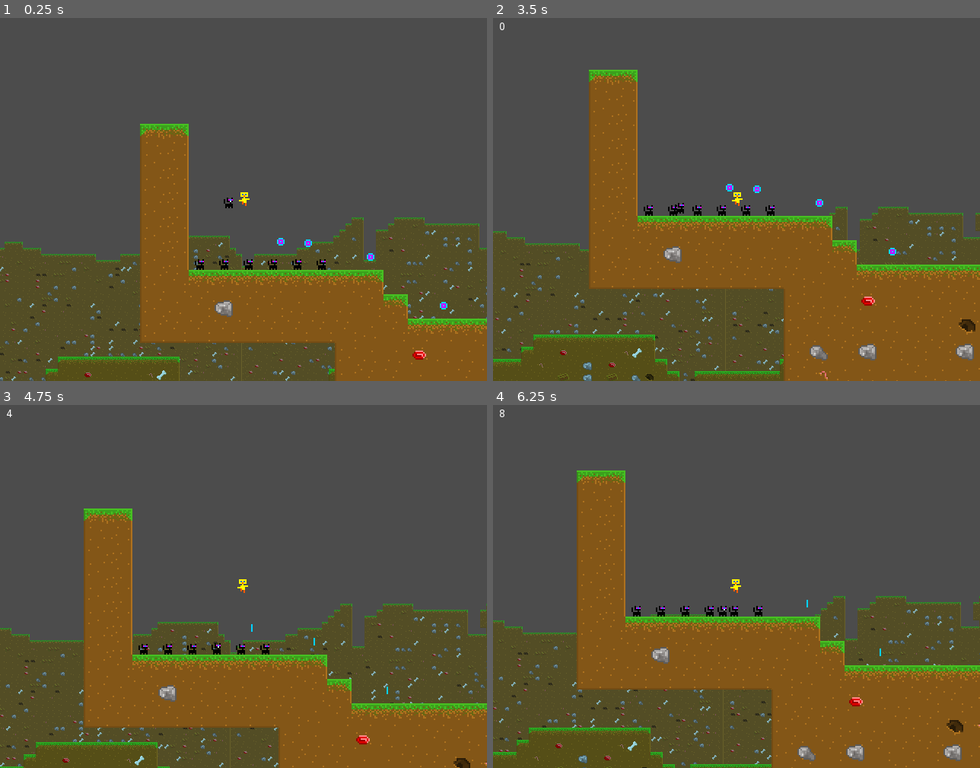
Above: before the commit, frames 1-4 (two rows, left to right).
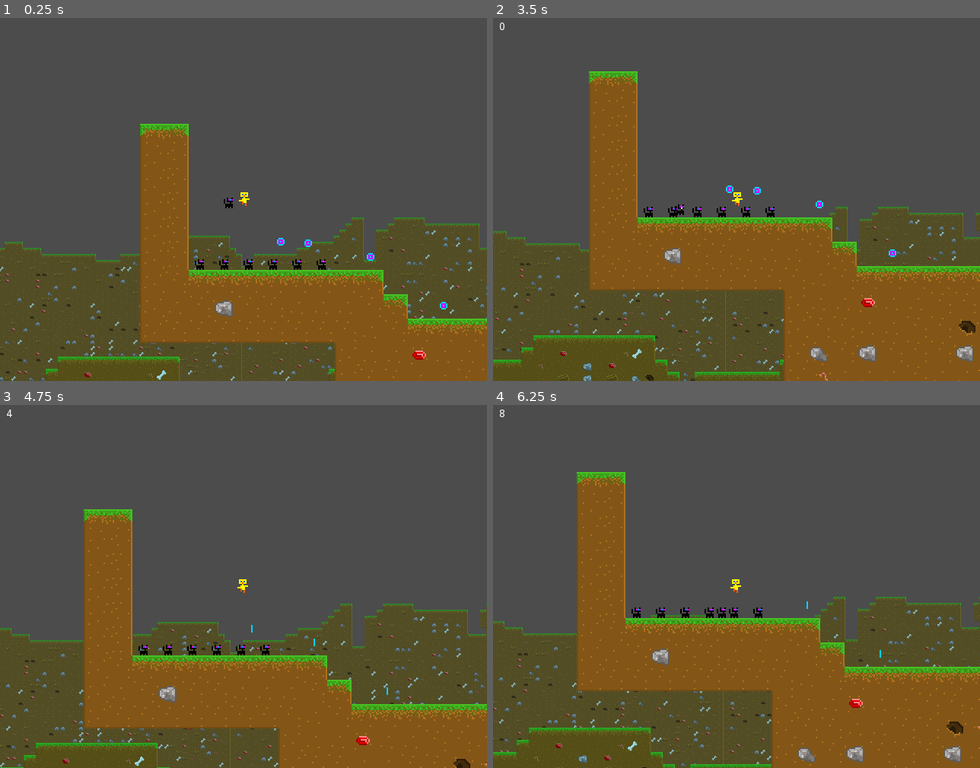
Above: after the commit, the same moments.

Repository: kociolekt/duck-ninja
Game: Godot game, scene res://scenes/level/Level.tscn
Same seed, same stepped clock (60 frames per second), same inputs: the game is played once before the commit and once after it. This scene is started directly instead of the project's main scene. A sky picture missing from this copy of the repository is replaced by a grey-blue gradient.
Inputs (mouse positions are in pixels of both pictures, inside the frame that each line leads up to):
- Up to frame 1 (0.25 s): no input
- Up to frame 2 (3.5 s): tap Enter at 0.5 s; move the mouse to (595, 86) at 0.52 s; hold Up (jump) 0.53-1.28 s; hold Right (move_right) 0.53-2.03 s; click (595, 86) at 0.67 s; move the mouse to (639, 217) at 1.27 s; tap Up (jump) at 1.35, 1.52, 1.82, 2.85, 3.02, 3.32 s; move the mouse to (785, 119) at 2.02 s; hold Left (move_left) 2.03-2.78 s; hold Up (jump) 2.03-2.78 s; move the mouse to (712, 272) at 2.77 s; hold Right (move_right) from 2.78 s (still down); click (712, 272) at 2.92 s
- Up to frame 3 (4.75 s): move the mouse to (389, 640) at 3.52 s; hold Up (jump) 3.53-4.28 s; move the mouse to (97, 532) at 4.27 s; release Right (move_right) at 4.28 s; hold Left (move_left) from 4.28 s (still down); tap Up (jump) at 4.35, 4.52 s
- Up to frame 4 (6.25 s): tap Up (jump) at 4.82, 5.85, 6.02 s; move the mouse to (760, 586) at 5.02 s; release Left (move_left) at 5.03 s; hold Right (move_right) 5.03-5.78 s; hold Up (jump) 5.03-5.78 s; click (760, 586) at 5.17 s; move the mouse to (663, 495) at 5.77 s; hold Left (move_left) from 5.78 s (still down)

The runs differ from the first frame. In frame 1, less than 0.1% of the frame differs, in the area x 47-48%, y 50-51%; in frame 2, 4.9%, in the area x 0-100%, y 14-100%; in frame 3, 2.2%; in frame 4, 4.9%.

Commit message:
fixed corner collisions

Diff:
--- a/godot-project/assets/map_grass/tileset/basic_tileset.tres
+++ b/godot-project/assets/map_grass/tileset/basic_tileset.tres
@@ -95,6 +95,33 @@
 
 [sub_resource type="ConvexPolygonShape2D" id=31]
 points = PoolVector2Array( 0, 0, 16, 0, 16, 16, 0, 16 )
+
+[sub_resource type="ConvexPolygonShape2D" id=32]
+points = PoolVector2Array( 16, 16, 0, 16, 0, 0, 16, 0 )
+
+[sub_resource type="ConvexPolygonShape2D" id=33]
+points = PoolVector2Array( 16, 16, 0, 16, 0, 0, 16, 0 )
+
+[sub_resource type="ConvexPolygonShape2D" id=34]
+points = PoolVector2Array( 16, 16, 0, 16, 0, 0, 16, 0 )
+
+[sub_resource type="ConvexPolygonShape2D" id=35]
+points = PoolVector2Array( 16, 16, 0, 16, 0, 0, 16, 0 )
+
+[sub_resource type="ConvexPolygonShape2D" id=36]
+points = PoolVector2Array( 16, 16, 0, 16, 0, 0, 16, 0 )
+
+[sub_resource type="ConvexPolygonShape2D" id=37]
+points = PoolVector2Array( 16, 16, 0, 16, 0, 0, 16, 0 )
+
+[sub_resource type="ConvexPolygonShape2D" id=38]
+points = PoolVector2Array( 16, 16, 0, 16, 0, 0, 16, 0 )
+
+[sub_resource type="ConvexPolygonShape2D" id=39]
+points = PoolVector2Array( 16, 16, 0, 16, 0, 0, 16, 0 )
+
+[sub_resource type="ConvexPolygonShape2D" id=40]
+points = PoolVector2Array( 16, 16, 0, 16, 0, 0, 16, 0 )
 
 [resource]
 1/name = "duck-ninja-tileset.png 1"
@@ -328,6 +355,60 @@
 "one_way_margin": 1.0,
 "shape": SubResource( 31 ),
 "shape_transform": Transform2D( 1, 0, 0, 1, 0, 0 )
+}, {
+"autotile_coord": Vector2( 1, 1 ),
+"one_way": false,
+"one_way_margin": 1.0,
+"shape": SubResource( 32 ),
+"shape_transform": Transform2D( 1, 0, 0, 1, 0, 0 )
+}, {
+"autotile_coord": Vector2( 0, 3 ),
+"one_way": false,
+"one_way_margin": 1.0,
+"shape": SubResource( 33 ),
+"shape_transform": Transform2D( 1, 0, 0, 1, 0, 0 )
+}, {
+"autotile_coord": Vector2( 1, 3 ),
+"one_way": false,
+"one_way_margin": 1.0,
+"shape": SubResource( 34 ),
+"shape_transform": Transform2D( 1, 0, 0, 1, 0, 0 )
+}, {
+"autotile_coord": Vector2( 2, 3 ),
+"one_way": false,
+"one_way_margin": 1.0,
+"shape": SubResource( 35 ),
+"shape_transform": Transform2D( 1, 0, 0, 1, 0, 0 )
+}, {
+"autotile_coord": Vector2( 3, 3 ),
+"one_way": false,
+"one_way_margin": 1.0,
+"shape": SubResource( 36 ),
+"shape_transform": Transform2D( 1, 0, 0, 1, 0, 0 )
+}, {
+"autotile_coord": Vector2( 0, 4 ),
+"one_way": false,
+"one_way_margin": 1.0,
+"shape": SubResource( 37 ),
+"shape_transform": Transform2D( 1, 0, 0, 1, 0, 0 )
+}, {
+"autotile_coord": Vector2( 1, 4 ),
+"one_way": false,
+"one_way_margin": 1.0,
+"shape": SubResource( 38 ),
+"shape_transform": Transform2D( 1, 0, 0, 1, 0, 0 )
+}, {
+"autotile_coord": Vector2( 2, 4 ),
+"one_way": false,
+"one_way_margin": 1.0,
+"shape": SubResource( 39 ),
+"shape_transform": Transform2D( 1, 0, 0, 1, 0, 0 )
+}, {
+"autotile_coord": Vector2( 3, 4 ),
+"one_way": false,
+"one_way_margin": 1.0,
+"shape": SubResource( 40 ),
+"shape_transform": Transform2D( 1, 0, 0, 1, 0, 0 )
 } ]
 2/z_index = 0
 3/name = "black_cat.tres 3"
--- a/godot-project/scenes/level/Level.tscn
+++ b/godot-project/scenes/level/Level.tscn
@@ -302,7 +302,6 @@
 [node name="AnimatedSprite" type="AnimatedSprite" parent="Cat"]
 position = Vector2( 0, -2 )
 frames = SubResource( 10 )
-frame = 1
 playing = true
 [connection signal="player_stats_changed" from="Player" to="GUI/GUI2/Coins" method="_on_Player_player_stats_changed"]
 [connection signal="body_entered" from="Player/CoinCollider" to="Player" method="_on_CoinCollider_body_entered"]
--- a/godot-project/scripts/Player.gd
+++ b/godot-project/scripts/Player.gd
@@ -3,7 +3,7 @@
 
 signal player_stats_changed
 
-const FLOOR_DETECT_DISTANCE = 5.0
+const FLOOR_DETECT_DISTANCE = 6.0
 
 const DOUBLE_KEY_TIMEOUT = 0.3 # Timeout between key presses
 const MAX_KEY_CHAIN = 2
@@ -122,8 +122,6 @@
 	if is_on_floor:
 		double_jumped = 0
 
-	print(is_wall_jump_eligible)
-
 	if (not is_wall_jump_eligible or is_on_cliff) and ((jump_just_pressed and is_on_floor) or (jump_just_pressed and can_double_jump > double_jumped)):
 		_velocity.y = -50
 		jump_was_pressed = true
@@ -175,7 +173,8 @@
 		reset_to_last_checkpoint()
 
 	# actually moving
-	var snap_vector = Vector2.DOWN * FLOOR_DETECT_DISTANCE if jump_just_pressed else Vector2.ZERO
+
+	var snap_vector = Vector2.DOWN * FLOOR_DETECT_DISTANCE if !jump_just_pressed else Vector2.ZERO
 	_velocity = move_and_slide_with_snap(
 		_velocity, snap_vector, FLOOR_NORMAL, false, 4, 0.9, false
 	)
@@ -189,6 +188,7 @@
 
 	# animation
 	var animation = get_new_animation()
+	print(animation, is_on_floor(), _velocity.y)
 	if animation != animation_player.current_animation:
 		animation_player.play(animation)
 
Not shown: 1 places in godot-project/assets/map_grass/tileset/basic_tileset.tres that only renumber resources
